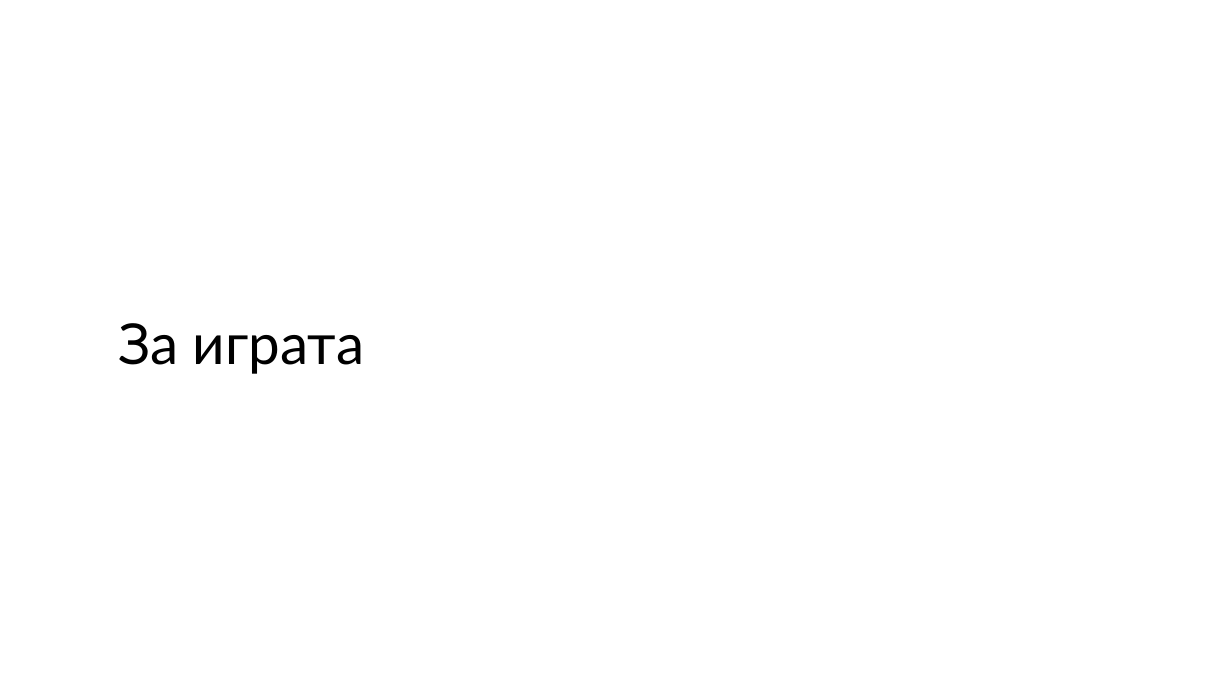
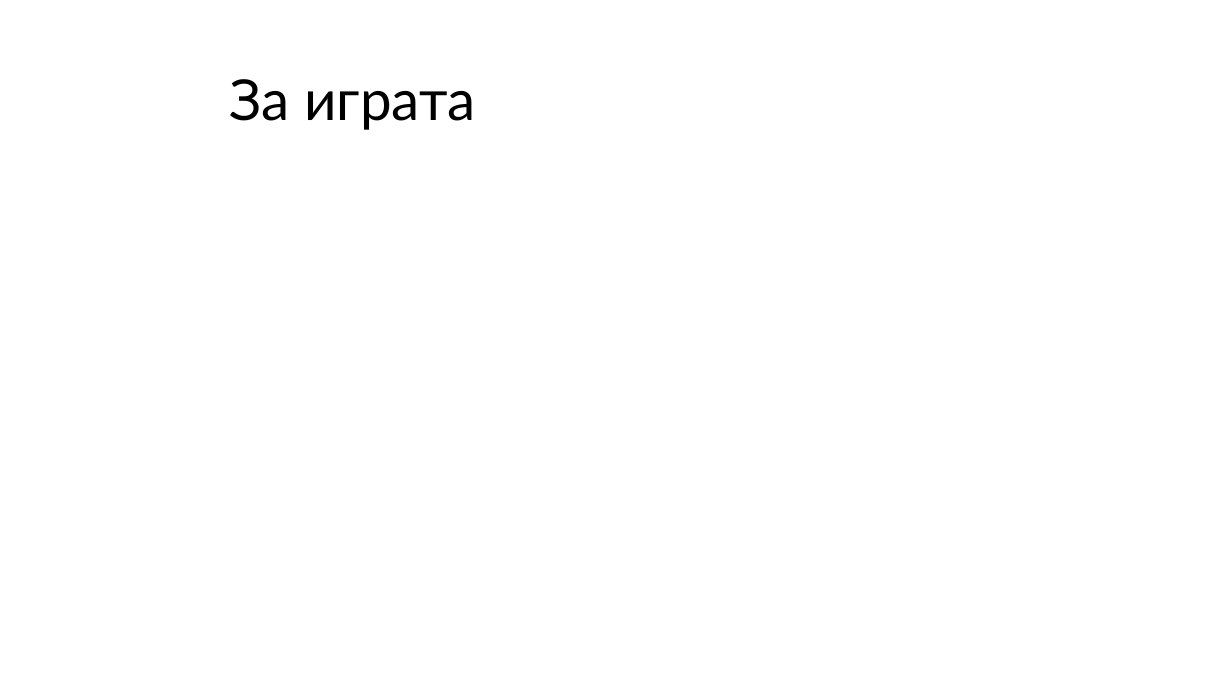
Before and after one commit to Kroxitrock/Artstealer, a slide deck: slide 5 of Artstealer Presentation.pptx. Drawn at 1232x693 pixels with LibreOffice and Linux fonts; fonts in the diff are those of the drawing. Boxes give left, top, right and bottom in pixels: in the first picture for what was removed or moved away, otherwise in the second. Text is boxed around its words. In the diff, an @@ line names an element or a change of style, - is before the commit and + after.

```diff
--- a/Artstealer Presentation.pptx
+++ b/Artstealer Presentation.pptx
@@ title "За играта": place and size @@
-title "За играта" at (118, 323, 364, 374)
+title "За играта" at (230, 79, 475, 130)
```
Also in this commit, not shown: 3 other slides changed.
